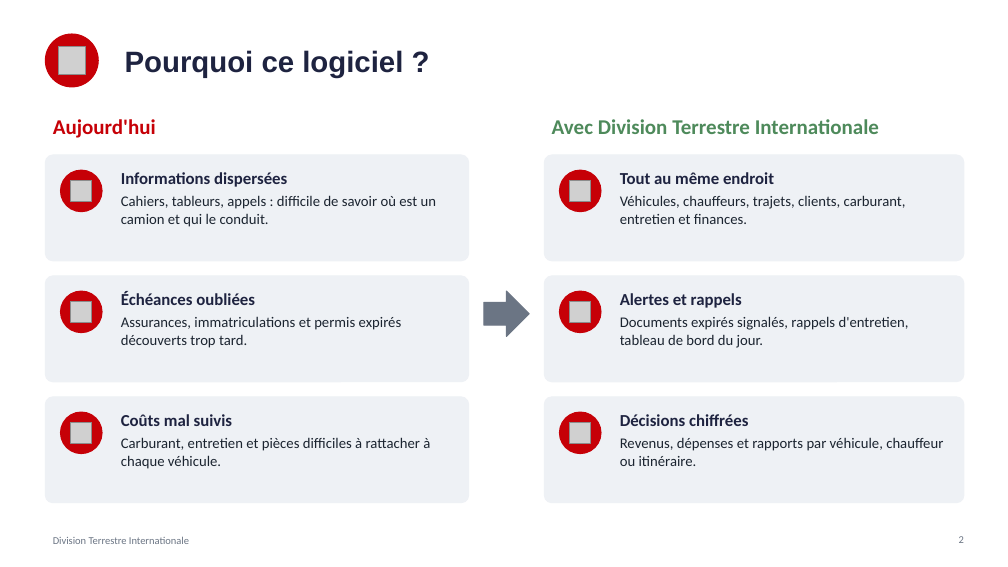
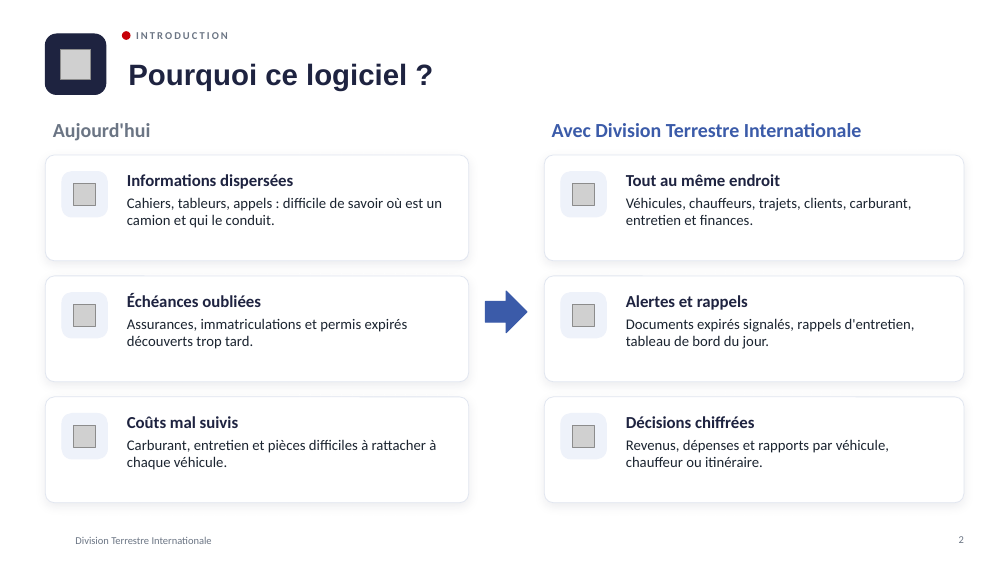
Before and after one commit to meledjearmel/portfolio-assets, a slide deck: slide 2 of formations/dti/presentation-division-terrestre-internationale.pptx. Drawn at 1008x567 pixels with LibreOffice and Linux fonts; fonts in the diff are those of the drawing; grey boxes stand for pictures; background and template pictures are left out. Boxes give left, top, right and bottom in pixels: in the first picture for what was removed or moved away, otherwise in the second. Text is boxed around its words. In the diff, an @@ line names an element or a change of style, - is before the commit and + after.

```diff
--- a/formations/dti/presentation-division-terrestre-internationale.pptx
+++ b/formations/dti/presentation-division-terrestre-internationale.pptx
@@ rounded rectangle: place and size @@
-rounded rectangle at box(45, 34, 98, 87)
+rounded rectangle at box(45, 34, 106, 95)
@@ rounded rectangle at box(45, 34, 106, 95): ellipse to rounded rectangle; fill #C60007 to #1E2340; outline #C60007 1 pt to #1E2340 1 pt @@
@@ picture: place and size @@
-picture at box(58, 47, 85, 74)
+picture at box(60, 49, 91, 79)
@@ title "Pourquoi ce logiciel ?": place and size @@
-title "Pourquoi ce logiciel ?" at box(125, 50, 403, 78)
+title "Pourquoi ce logiciel ?" at box(128, 63, 407, 90)
@@ ellipse added at box(123, 32, 130, 39), fill #C60007, outline #C60007 1 pt @@
@@ text added at box(136, 32, 228, 39), 10 pt, text #6B7584, bold @@
+INTRODUCTION
@@ text "Aujourd'hui" at box(53, 123, 151, 141): size 20 to 19 pt, text colour #C60007 to #6B7584 @@
@@ text "Avec Division Terrestre Internationale" at box(552, 123, 862, 137): size 20 to 19 pt, text colour #4E8A5B to #3B5BA9 @@
@@ ellipse removed at box(60, 170, 102, 212) @@
@@ rounded rectangle added at box(62, 172, 107, 217), fill #EEF2FA, outline #EEF2FA 1 pt @@
@@ text "Informations dispersées": place and size @@
-text "Informations dispersées" at box(121, 172, 436, 227)
+text "Informations dispersées" at box(127, 174, 442, 228)
@@ ellipse removed at box(560, 170, 601, 212) @@
@@ rounded rectangle added at box(561, 172, 606, 217), fill #EEF2FA, outline #EEF2FA 1 pt @@
@@ text "Tout au même endroit": place and size @@
-text "Tout au même endroit" at box(620, 172, 906, 224)
+text "Tout au même endroit" at box(626, 174, 912, 225)
@@ 6 pictures: place and size @@
-6 pictures at box(71, 181, 591, 444)
+6 pictures at box(74, 184, 595, 448)
@@ ellipse removed at box(60, 291, 102, 333) @@
@@ rounded rectangle added at box(62, 293, 107, 338), fill #EEF2FA, outline #EEF2FA 1 pt @@
@@ text "Échéances oubliées": place and size @@
-text "Échéances oubliées" at box(121, 292, 402, 348)
+text "Échéances oubliées" at box(127, 293, 408, 349)
@@ right arrow: place and size @@
-right arrow at box(484, 291, 529, 337)
+right arrow at box(485, 291, 527, 333)
@@ right arrow at box(485, 291, 527, 333): fill #6B7584 to #3B5BA9; outline #6B7584 1 pt to #3B5BA9 1 pt @@
@@ ellipse removed at box(560, 291, 601, 333) @@
@@ rounded rectangle added at box(561, 293, 606, 338), fill #EEF2FA, outline #EEF2FA 1 pt @@
@@ text "Alertes et rappels": place and size @@
-text "Alertes et rappels" at box(620, 293, 909, 348)
+text "Alertes et rappels" at box(626, 295, 915, 349)
@@ ellipse removed at box(60, 412, 102, 454) @@
@@ rounded rectangle added at box(62, 414, 107, 459), fill #EEF2FA, outline #EEF2FA 1 pt @@
@@ text "Coûts mal suivis": place and size @@
-text "Coûts mal suivis" at box(121, 414, 430, 469)
+text "Coûts mal suivis" at box(127, 416, 436, 470)
@@ fill #EEF1F5 to #FFFFFF; outline #EEF1F5 1 pt to #E1E6F0 0.75 pt; shadow on; proportions changed in 6 elements at box(45, 155, 469, 261), box(45, 276, 469, 382), box(45, 397, 469, 503), box(544, 155, 964, 261), box(544, 276, 964, 382), box(544, 397, 964, 503) @@
@@ ellipse removed at box(560, 412, 601, 454) @@
@@ rounded rectangle added at box(561, 414, 606, 459), fill #EEF2FA, outline #EEF2FA 1 pt @@
@@ text "Décisions chiffrées" rewrapped from box(620, 414, 943, 466) to box(626, 416, 889, 467) @@
@@ text "Division Terrestre Internationale": place and size @@
-text "Division Terrestre Internationale" at box(53, 537, 189, 544)
+text "Division Terrestre Internationale" at box(75, 537, 212, 544)
```
Also in this commit, not shown: 17 other slides changed, 2 slides added, 1 other file.
